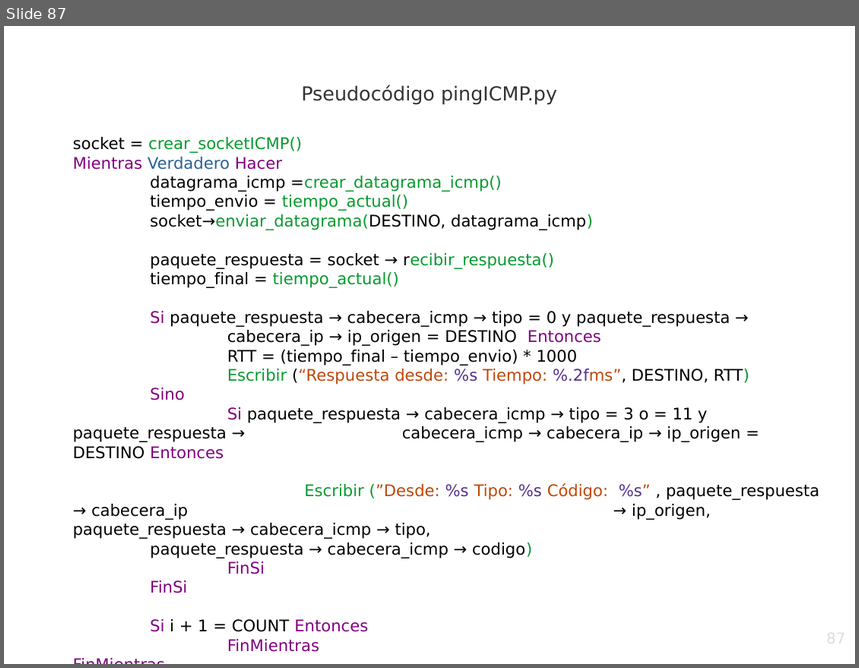
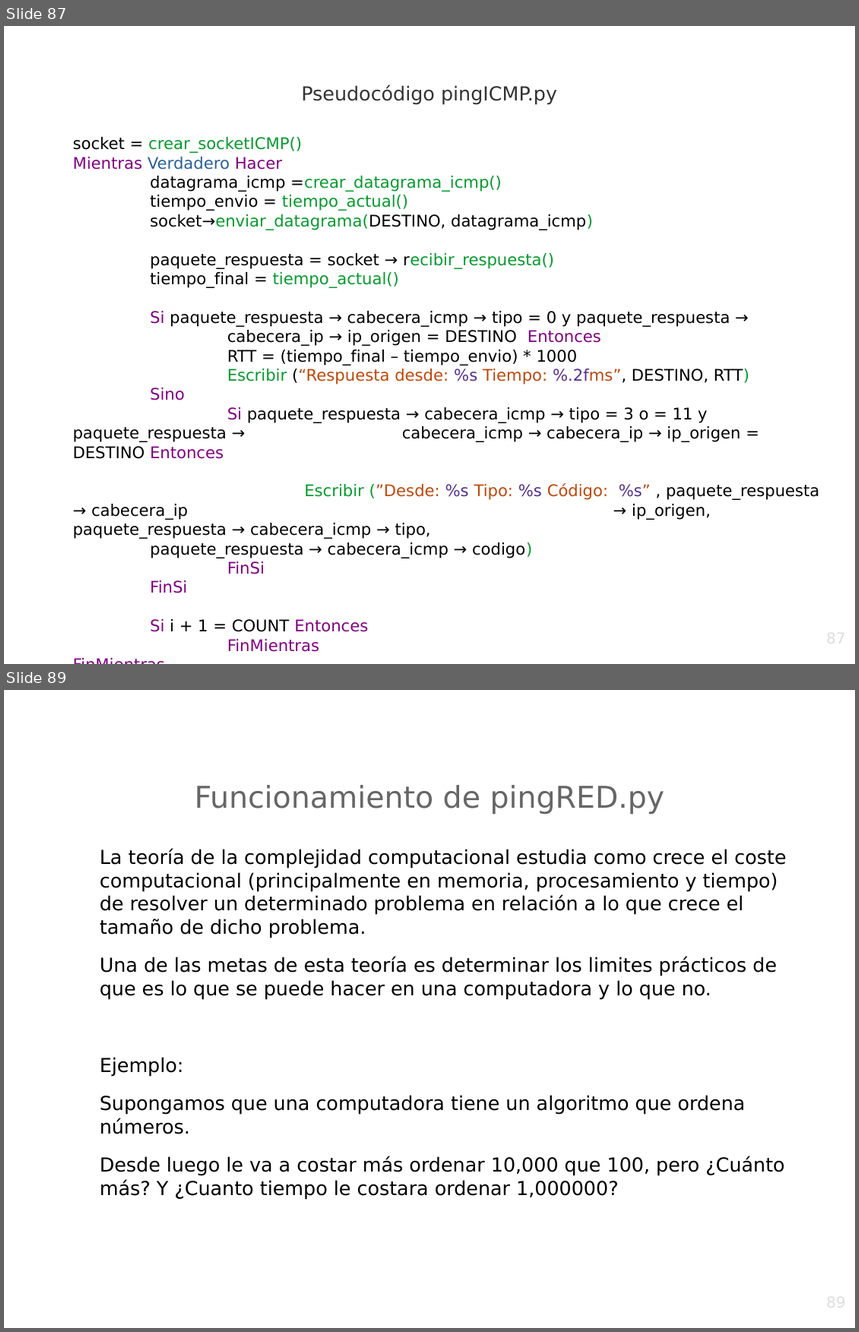
Before and after one commit to srealmoreno/Python, a slide deck: PING/ping.odp. Shown one above the other, each under a label of ours: slide 87 before the commit, slides 87 and 89 after it; the slides between them are not shown. The pictures are 859x668 and 859x1332 pixels, drawn with LibreOffice and Linux fonts; fonts in the diff are those of the drawing; background and template pictures are left out. Boxes give left, top, right and bottom in pixels: in the first picture for what was removed or moved away, otherwise in the second. Text is boxed around its words. In the diff, an @@ line names an element or a change of style, - is before the commit and + after.

Commit message:
Agregando ejemplos

```diff
--- a/PING/ping.odp
+++ b/PING/ping.odp
@@ slide 89 added at bbox=[4, 690, 855, 1328], background picture (left out) @@
@@ title added at bbox=[195, 785, 665, 814], 28 pt, text #666666 @@
+Funcionamiento de pingRED.py
@@ text added at bbox=[100, 849, 786, 1200], 18 pt, text #000000 @@
+La teoría de la complejidad computacional estudia como crece el coste computacional (principalmente en memoria, procesamiento y tiempo) de resolver un determinado problema en relación a lo que crece el tamaño de dicho problema.
+Una de las metas de esta teoría es determinar los limites prácticos de que es lo que se puede hacer en una computadora y lo que no.
+Ejemplo:
+Supongamos que una computadora tiene un algoritmo que ordena números.
+Desde luego le va a costar más ordenar 10,000 que 100, pero ¿Cuánto más? Y ¿Cuanto tiempo le costara ordenar 1,000000?
@@ page number added at bbox=[648, 1294, 847, 1328], 14 pt, text #DDDDDD @@
+89
```
Also in this commit, not shown: 9 slides changed, 9 other slides added, 1 other file.
